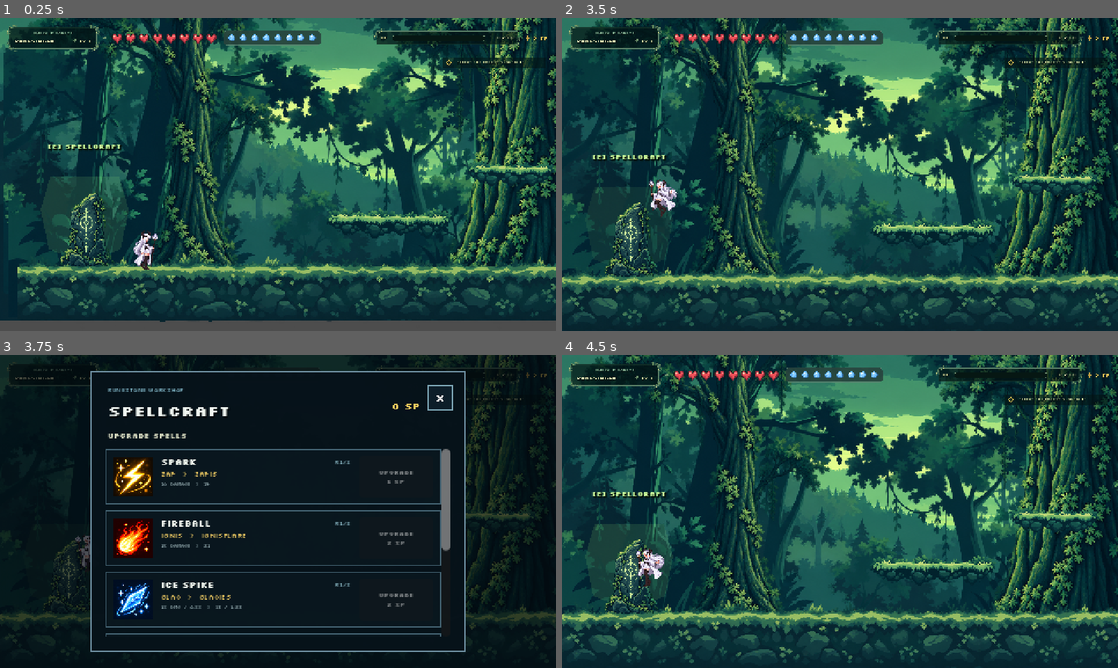
Above: before the commit, frames 1-4 (two rows, left to right).
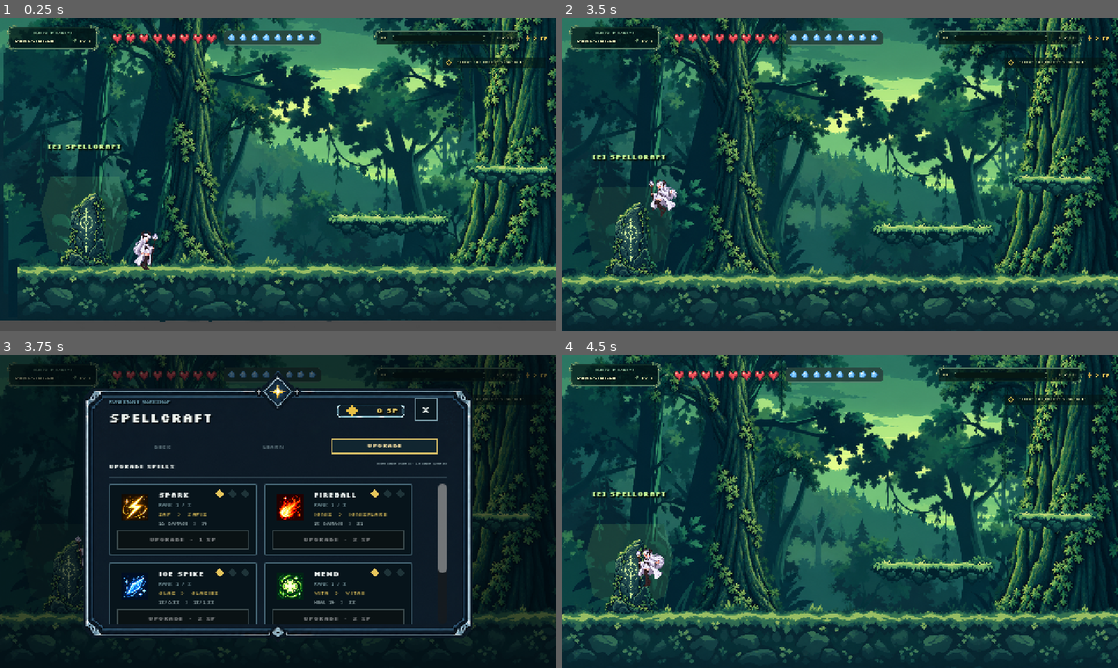
Above: after the commit, the same moments.

Repository: Eclipset13/fastcast
Game: Godot game, scene res://scenes/main.tscn
The game is run twice, just before and just after one commit, with the same random seed, the same clock (stepped at 60 frames per second) and the same inputs.
Inputs:
- Up to frame 1 (0.25 s): no input
- Up to frame 2 (3.5 s): tap Enter at 0.5 s; hold D 0.53-2.03 s; tap 0 at 0.6 s; tap Space at 0.77, 1.52, 3.02 s; tap 9 at 1.35 s; hold A from 2.03 s (still down); tap Z at 2.1 s; tap Shift at 2.85 s
- Up to frame 3 (3.75 s): keep holding A; tap E at 3.6 s
- Up to frame 4 (4.5 s): tap Space at 3.77 s; release A at 4.25 s; click "X" at 4.25 s

Frames 1-2 are identical in both runs. In frame 3, 16% of the frame differs, in the area x 15-85%, y 5-95%; in frame 4, nothing differs.

Commit message:
Polish Spellcraft with legacy frame and card styling

Diff:
--- a/godot/scenes/ui/spellcraft_overlay.tscn
+++ b/godot/scenes/ui/spellcraft_overlay.tscn
@@ -1,31 +1,33 @@
-[gd_scene load_steps=7 format=3]
+[gd_scene load_steps=9 format=3]
 
 [ext_resource type="Script" path="res://scripts/ui/spellcraft_overlay.gd" id="1_script"]
 [ext_resource type="FontFile" path="res://assets/fonts/silkscreen-latin-400-normal.woff2" id="2_regular"]
 [ext_resource type="FontFile" path="res://assets/fonts/silkscreen-latin-700-normal.woff2" id="3_bold"]
-
-[sub_resource type="StyleBoxFlat" id="Style_panel"]
-bg_color = Color(0.025, 0.07, 0.10, 0.98)
+[ext_resource type="Texture2D" path="res://assets/ui/spellcraft/spellcraft-frame.png" id="4_frame"]
+[ext_resource type="Texture2D" path="res://assets/ui/spellcraft/badge-frame.png" id="5_badge"]
+
+[sub_resource type="StyleBoxFlat" id="Style_close"]
+bg_color = Color(0.035, 0.09, 0.12, 0.96)
 border_width_left = 1
 border_width_top = 1
 border_width_right = 1
 border_width_bottom = 1
-border_color = Color(0.43, 0.56, 0.63, 1)
-
-[sub_resource type="StyleBoxFlat" id="Style_button"]
-bg_color = Color(0.05, 0.12, 0.16, 1)
+border_color = Color(0.48, 0.61, 0.66, 1)
+
+[sub_resource type="StyleBoxFlat" id="Style_close_hover"]
+bg_color = Color(0.08, 0.16, 0.20, 1)
 border_width_left = 1
 border_width_top = 1
 border_width_right = 1
 border_width_bottom = 1
-border_color = Color(0.49, 0.65, 0.71, 1)
-
-[sub_resource type="StyleBoxFlat" id="Style_button_hover"]
-bg_color = Color(0.08, 0.17, 0.21, 1)
+border_color = Color(0.84, 0.74, 0.40, 1)
+
+[sub_resource type="StyleBoxFlat" id="Style_tab_active"]
+bg_color = Color(0.07, 0.15, 0.19, 0.96)
 border_width_left = 1
 border_width_top = 1
 border_width_right = 1
-border_width_bottom = 1
+border_width_bottom = 2
 border_color = Color(0.84, 0.74, 0.40, 1)
 
 [node name="SpellcraftOverlay" type="CanvasLayer"]
@@ -44,88 +46,196 @@
 layout_mode = 0
 offset_right = 480.0
 offset_bottom = 270.0
-color = Color(0.01, 0.03, 0.045, 0.7)
+color = Color(0.008, 0.03, 0.043, 0.64)
 mouse_filter = 0
 
-[node name="Panel" type="Panel" parent="Root"]
-layout_mode = 0
-offset_left = 78.0
-offset_top = 14.0
-offset_right = 402.0
-offset_bottom = 256.0
-theme_override_styles/panel = SubResource("Style_panel")
-
-[node name="Eyebrow" type="Label" parent="Root/Panel"]
-layout_mode = 0
-offset_left = 15.0
-offset_top = 12.0
-offset_right = 190.0
-offset_bottom = 22.0
+[node name="Frame" type="Control" parent="Root"]
+layout_mode = 0
+offset_left = 64.0
+offset_top = 3.0
+offset_right = 416.0
+offset_bottom = 267.0
+
+[node name="FrameArt" type="TextureRect" parent="Root/Frame"]
+layout_mode = 0
+offset_right = 352.0
+offset_bottom = 264.0
+mouse_filter = 2
+texture = ExtResource("4_frame")
+expand_mode = 1
+stretch_mode = 0
+texture_filter = 1
+
+[node name="Content" type="Control" parent="Root/Frame"]
+layout_mode = 0
+offset_left = 30.0
+offset_top = 34.0
+offset_right = 322.0
+offset_bottom = 229.0
+
+[node name="Header" type="Control" parent="Root/Frame/Content"]
+layout_mode = 0
+offset_right = 292.0
+offset_bottom = 34.0
+
+[node name="Eyebrow" type="Label" parent="Root/Frame/Content/Header"]
+layout_mode = 0
+offset_right = 180.0
+offset_bottom = 8.0
 theme_override_fonts/font = ExtResource("2_regular")
 theme_override_colors/font_color = Color(0.55, 0.78, 0.85, 1)
-theme_override_font_sizes/font_size = 5
+theme_override_colors/font_shadow_color = Color(0.01, 0.04, 0.06, 1)
+theme_override_constants/shadow_offset_x = 1
+theme_override_constants/shadow_offset_y = 1
+theme_override_font_sizes/font_size = 4
 text = "RUNESTONE WORKSHOP"
 
-[node name="Title" type="Label" parent="Root/Panel"]
-layout_mode = 0
-offset_left = 15.0
-offset_top = 25.0
-offset_right = 200.0
-offset_bottom = 45.0
+[node name="Title" type="Label" parent="Root/Frame/Content/Header"]
+layout_mode = 0
+offset_top = 9.0
+offset_right = 185.0
+offset_bottom = 27.0
 theme_override_fonts/font = ExtResource("3_bold")
 theme_override_colors/font_color = Color(0.94, 0.96, 0.94, 1)
 theme_override_colors/font_shadow_color = Color(0.01, 0.03, 0.04, 1)
 theme_override_constants/shadow_offset_x = 1
 theme_override_constants/shadow_offset_y = 1
-theme_override_font_sizes/font_size = 13
+theme_override_font_sizes/font_size = 11
 text = "SPELLCRAFT"
 
-[node name="SPValue" type="Label" parent="Root/Panel"]
-layout_mode = 0
-offset_left = 230.0
-offset_top = 24.0
-offset_right = 285.0
-offset_bottom = 43.0
-theme_override_fonts/font = ExtResource("3_bold")
-theme_override_colors/font_color = Color(0.91, 0.78, 0.36, 1)
-theme_override_font_sizes/font_size = 8
+[node name="SPBadge" type="Control" parent="Root/Frame/Content/Header"]
+layout_mode = 0
+offset_left = 195.0
+offset_top = 1.0
+offset_right = 257.0
+offset_bottom = 22.0
+
+[node name="Frame" type="TextureRect" parent="Root/Frame/Content/Header/SPBadge"]
+layout_mode = 0
+offset_right = 62.0
+offset_bottom = 21.0
+mouse_filter = 2
+texture = ExtResource("5_badge")
+expand_mode = 1
+stretch_mode = 0
+texture_filter = 1
+
+[node name="Rune" type="Polygon2D" parent="Root/Frame/Content/Header/SPBadge"]
+position = Vector2(11, 5)
+polygon = PackedVector2Array(3, 0, 5, 0, 5, 2, 7, 2, 7, 4, 9, 4, 9, 6, 7, 6, 7, 8, 5, 8, 5, 10, 3, 10, 3, 8, 1, 8, 1, 6, -1, 6, -1, 4, 1, 4, 1, 2, 3, 2)
+color = Color(0.91, 0.75, 0.27, 1)
+
+[node name="SPValue" type="Label" parent="Root/Frame/Content/Header/SPBadge"]
+layout_mode = 0
+offset_left = 21.0
+offset_top = 5.0
+offset_right = 55.0
+offset_bottom = 16.0
+theme_override_fonts/font = ExtResource("3_bold")
+theme_override_colors/font_color = Color(0.94, 0.83, 0.43, 1)
+theme_override_colors/font_shadow_color = Color(0.08, 0.06, 0.01, 1)
+theme_override_constants/shadow_offset_x = 1
+theme_override_constants/shadow_offset_y = 1
+theme_override_font_sizes/font_size = 6
 text = "0 SP"
 horizontal_alignment = 2
 
-[node name="Close" type="Button" parent="Root/Panel"]
-layout_mode = 0
-offset_left = 291.0
-offset_top = 12.0
-offset_right = 313.0
-offset_bottom = 34.0
-theme_override_fonts/font = ExtResource("3_bold")
-theme_override_font_sizes/font_size = 8
-theme_override_styles/normal = SubResource("Style_button")
-theme_override_styles/hover = SubResource("Style_button_hover")
+[node name="Close" type="Button" parent="Root/Frame/Content/Header"]
+layout_mode = 0
+offset_left = 264.0
+offset_right = 284.0
+offset_bottom = 20.0
+theme_override_fonts/font = ExtResource("3_bold")
+theme_override_colors/font_color = Color(0.91, 0.94, 0.92, 1)
+theme_override_font_sizes/font_size = 7
+theme_override_styles/normal = SubResource("Style_close")
+theme_override_styles/hover = SubResource("Style_close_hover")
+theme_override_styles/pressed = SubResource("Style_close_hover")
 text = "X"
 
-[node name="Section" type="Label" parent="Root/Panel"]
-layout_mode = 0
-offset_left = 15.0
-offset_top = 51.0
-offset_right = 150.0
-offset_bottom = 62.0
-theme_override_fonts/font = ExtResource("3_bold")
-theme_override_colors/font_color = Color(0.83, 0.84, 0.74, 1)
-theme_override_font_sizes/font_size = 6
+[node name="Tabs" type="HBoxContainer" parent="Root/Frame/Content"]
+layout_mode = 0
+offset_top = 35.0
+offset_right = 292.0
+offset_bottom = 49.0
+theme_override_constants/separation = 4
+
+[node name="Deck" type="Label" parent="Root/Frame/Content/Tabs"]
+custom_minimum_size = Vector2(92, 14)
+layout_mode = 2
+theme_override_fonts/font = ExtResource("2_regular")
+theme_override_colors/font_color = Color(0.43, 0.52, 0.55, 1)
+theme_override_font_sizes/font_size = 5
+text = "DECK"
+horizontal_alignment = 1
+vertical_alignment = 1
+
+[node name="Learn" type="Label" parent="Root/Frame/Content/Tabs"]
+custom_minimum_size = Vector2(92, 14)
+layout_mode = 2
+theme_override_fonts/font = ExtResource("2_regular")
+theme_override_colors/font_color = Color(0.43, 0.52, 0.55, 1)
+theme_override_font_sizes/font_size = 5
+text = "LEARN"
+horizontal_alignment = 1
+vertical_alignment = 1
+
+[node name="Upgrade" type="PanelContainer" parent="Root/Frame/Content/Tabs"]
+custom_minimum_size = Vector2(92, 14)
+layout_mode = 2
+theme_override_styles/panel = SubResource("Style_tab_active")
+
+[node name="Label" type="Label" parent="Root/Frame/Content/Tabs/Upgrade"]
+layout_mode = 2
+theme_override_fonts/font = ExtResource("3_bold")
+theme_override_colors/font_color = Color(0.96, 0.87, 0.63, 1)
+theme_override_font_sizes/font_size = 5
+text = "UPGRADE"
+horizontal_alignment = 1
+vertical_alignment = 1
+
+[node name="SectionTitle" type="Label" parent="Root/Frame/Content"]
+layout_mode = 0
+offset_top = 55.0
+offset_right = 120.0
+offset_bottom = 64.0
+theme_override_fonts/font = ExtResource("3_bold")
+theme_override_colors/font_color = Color(0.93, 0.95, 0.93, 1)
+theme_override_font_sizes/font_size = 5
 text = "UPGRADE SPELLS"
 
-[node name="Scroll" type="ScrollContainer" parent="Root/Panel"]
-layout_mode = 0
-offset_left = 13.0
-offset_top = 67.0
-offset_right = 311.0
-offset_bottom = 229.0
+[node name="SectionCopy" type="Label" parent="Root/Frame/Content"]
+layout_mode = 0
+offset_left = 125.0
+offset_top = 54.0
+offset_right = 292.0
+offset_bottom = 66.0
+theme_override_fonts/font = ExtResource("2_regular")
+theme_override_colors/font_color = Color(0.57, 0.66, 0.68, 1)
+theme_override_font_sizes/font_size = 3
+text = "STRONGER MAGIC · LONGER WORDS"
+horizontal_alignment = 2
+
+[node name="Rule" type="ColorRect" parent="Root/Frame/Content"]
+layout_mode = 0
+offset_top = 68.0
+offset_right = 292.0
+offset_bottom = 69.0
+color = Color(0.39, 0.52, 0.57, 0.32)
+mouse_filter = 2
+
+[node name="Scroll" type="ScrollContainer" parent="Root/Frame/Content"]
+layout_mode = 0
+offset_top = 74.0
+offset_right = 292.0
+offset_bottom = 195.0
 horizontal_scroll_mode = 0
 
-[node name="List" type="VBoxContainer" parent="Root/Panel/Scroll"]
+[node name="List" type="GridContainer" parent="Root/Frame/Content/Scroll"]
 layout_mode = 2
 size_flags_horizontal = 3
-theme_override_constants/separation = 5
-
-[connection signal="pressed" from="Root/Panel/Close" to="." method="close"]
+columns = 2
+theme_override_constants/h_separation = 6
+theme_override_constants/v_separation = 6
+
+[connection signal="pressed" from="Root/Frame/Content/Header/Close" to="." method="close"]
--- a/godot/scripts/ui/spellcraft_overlay.gd
+++ b/godot/scripts/ui/spellcraft_overlay.gd
@@ -12,12 +12,20 @@
 	"gale": preload("res://assets/moves/mage/gale.png"),
 }
 
+const SPELL_BORDER := preload("res://assets/ui/spellcraft/spell-border.png")
 const SILK_REGULAR := preload("res://assets/fonts/silkscreen-latin-400-normal.woff2")
 const SILK_BOLD := preload("res://assets/fonts/silkscreen-latin-700-normal.woff2")
 
+const COLOR_TEXT := Color(0.93, 0.95, 0.94, 1.0)
+const COLOR_MUTED := Color(0.61, 0.69, 0.70, 1.0)
+const COLOR_GOLD := Color(0.91, 0.78, 0.36, 1.0)
+const COLOR_CYAN := Color(0.55, 0.78, 0.85, 1.0)
+const COLOR_CARD := Color(0.028, 0.078, 0.105, 0.96)
+const COLOR_CARD_BORDER := Color(0.29, 0.42, 0.48, 0.95)
+
 @onready var _root: Control = $Root
-@onready var _sp_value: Label = $Root/Panel/SPValue
-@onready var _list: VBoxContainer = $Root/Panel/Scroll/List
+@onready var _sp_value: Label = $Root/Frame/Content/Header/SPBadge/SPValue
+@onready var _list: GridContainer = $Root/Frame/Content/Scroll/List
 
 var _controller: Node = null
 
@@ -64,92 +72,147 @@
 		var preview: Dictionary = _controller.call("get_spell_preview", spell_id)
 		if preview.is_empty():
 			continue
-		_list.add_child(_make_spell_row(spell_id, preview))
-
-
-func _make_spell_row(spell_id: String, preview: Dictionary) -> Control:
-	var row := PanelContainer.new()
-	row.custom_minimum_size = Vector2(0.0, 48.0)
-	row.add_theme_stylebox_override("panel", _row_style())
+		_list.add_child(_make_spell_card(spell_id, preview))
+
+
+func _make_spell_card(spell_id: String, preview: Dictionary) -> Control:
+	var card := PanelContainer.new()
+	card.custom_minimum_size = Vector2(128.0, 58.0)
+	card.add_theme_stylebox_override("panel", _card_style())
 
 	var margin := MarginContainer.new()
 	margin.add_theme_constant_override("margin_left", 6)
 	margin.add_theme_constant_override("margin_right", 6)
-	margin.add_theme_constant_override("margin_top", 5)
-	margin.add_theme_constant_override("margin_bottom", 5)
-	row.add_child(margin)
-
-	var hbox := HBoxContainer.new()
-	hbox.add_theme_constant_override("separation", 7)
-	margin.add_child(hbox)
+	margin.add_theme_constant_override("margin_top", 4)
+	margin.add_theme_constant_override("margin_bottom", 4)
+	card.add_child(margin)
+
+	var stack := VBoxContainer.new()
+	stack.add_theme_constant_override("separation", 3)
+	margin.add_child(stack)
+
+	var top := HBoxContainer.new()
+	top.add_theme_constant_override("separation", 5)
+	stack.add_child(top)
+
+	var icon_holder := Control.new()
+	icon_holder.custom_minimum_size = Vector2(31.0, 31.0)
+	top.add_child(icon_holder)
+
+	var border := TextureRect.new()
+	border.position = Vector2(-3.0, -3.0)
+	border.size = Vector2(37.0, 37.0)
+	border.texture = SPELL_BORDER
+	border.expand_mode = TextureRect.EXPAND_IGNORE_SIZE
+	border.stretch_mode = TextureRect.STRETCH_SCALE
+	border.texture_filter = CanvasItem.TEXTURE_FILTER_NEAREST
+	border.mouse_filter = Control.MOUSE_FILTER_IGNORE
+	icon_holder.add_child(border)
 
 	var icon := TextureRect.new()
-	icon.custom_minimum_size = Vector2(34.0, 34.0)
-	icon.texture = SPELL_ICONS.get(spell_id)
+	icon.position = Vector2(4.0, 4.0)
+	icon.size = Vector2(23.0, 23.0)
+	icon.texture = SPELL_ICONS.get(spell_id) as Texture2D
 	icon.expand_mode = TextureRect.EXPAND_IGNORE_SIZE
 	icon.stretch_mode = TextureRect.STRETCH_KEEP_ASPECT_CENTERED
 	icon.texture_filter = CanvasItem.TEXTURE_FILTER_NEAREST
-	hbox.add_child(icon)
+	icon.mouse_filter = Control.MOUSE_FILTER_IGNORE
+	icon_holder.add_child(icon)
 
 	var copy := VBoxContainer.new()
 	copy.size_flags_horizontal = Control.SIZE_EXPAND_FILL
 	copy.add_theme_constant_override("separation", 1)
-	hbox.add_child(copy)
-
-	var name_row := HBoxContainer.new()
-	copy.add_child(name_row)
+	top.add_child(copy)
+
+	var title_row := HBoxContainer.new()
+	copy.add_child(title_row)
 
 	var title := Label.new()
 	title.text = String(preview["name"]).to_upper()
 	title.size_flags_horizontal = Control.SIZE_EXPAND_FILL
 	title.add_theme_font_override("font", SILK_BOLD)
-	title.add_theme_font_size_override("font_size", 7)
-	title.add_theme_color_override("font_color", Color(0.94, 0.96, 0.93, 1.0))
-	name_row.add_child(title)
+	title.add_theme_font_size_override("font_size", 6)
+	title.add_theme_color_override("font_color", COLOR_TEXT)
+	title.text_overrun_behavior = TextServer.OVERRUN_TRIM_ELLIPSIS
+	title_row.add_child(title)
+
+	var pips := _make_rank_pips(int(preview["rank"]), int(preview["max_rank"]))
+	title_row.add_child(pips)
 
 	var rank := Label.new()
-	rank.text = "R%d/%d" % [int(preview["rank"]), int(preview["max_rank"])]
+	rank.text = "RANK %d / %d" % [int(preview["rank"]), int(preview["max_rank"])]
 	rank.add_theme_font_override("font", SILK_REGULAR)
-	rank.add_theme_font_size_override("font_size", 5)
-	rank.add_theme_color_override("font_color", Color(0.55, 0.73, 0.78, 1.0))
-	name_row.add_child(rank)
+	rank.add_theme_font_size_override("font_size", 4)
+	rank.add_theme_color_override("font_color", Color(0.51, 0.64, 0.67, 1.0))
+	copy.add_child(rank)
 
 	var current: Dictionary = preview["current"]
 	var next: Dictionary = preview["next"]
 
 	var words := Label.new()
 	words.add_theme_font_override("font", SILK_REGULAR)
-	words.add_theme_font_size_override("font_size", 6)
-	words.add_theme_color_override("font_color", Color(0.92, 0.78, 0.38, 1.0))
+	words.add_theme_font_size_override("font_size", 5)
+	words.add_theme_color_override("font_color", COLOR_GOLD)
 	if next.is_empty():
-		words.text = String(current["word"]).to_upper() + "  ·  MASTERED"
+		words.text = String(current["word"]).to_upper()
 	else:
 		words.text = "%s  >  %s" % [
 			String(current["word"]).to_upper(),
 			String(next["word"]).to_upper(),
 		]
+	words.text_overrun_behavior = TextServer.OVERRUN_TRIM_ELLIPSIS
 	copy.add_child(words)
 
 	var effect := Label.new()
 	effect.add_theme_font_override("font", SILK_REGULAR)
 	effect.add_theme_font_size_override("font_size", 4)
-	effect.add_theme_color_override("font_color", Color(0.58, 0.67, 0.69, 1.0))
+	effect.add_theme_color_override("font_color", COLOR_MUTED)
 	effect.text = _effect_text(current, next)
+	effect.text_overrun_behavior = TextServer.OVERRUN_TRIM_ELLIPSIS
 	copy.add_child(effect)
 
 	var button := Button.new()
-	button.custom_minimum_size = Vector2(64.0, 28.0)
+	button.custom_minimum_size = Vector2(0.0, 17.0)
 	button.add_theme_font_override("font", SILK_BOLD)
 	button.add_theme_font_size_override("font_size", 5)
+	button.add_theme_color_override("font_color", Color(0.88, 0.93, 0.72, 1.0))
+	button.add_theme_color_override("font_hover_color", Color(1.0, 0.91, 0.62, 1.0))
+	button.add_theme_stylebox_override("normal", _button_style(false))
+	button.add_theme_stylebox_override("hover", _button_style(true))
+	button.add_theme_stylebox_override("pressed", _button_style(true))
+	button.add_theme_stylebox_override("disabled", _disabled_button_style())
+
 	var cost = preview["cost"]
 	if cost == null:
 		button.text = "MASTERED"
 		button.disabled = true
 	else:
-		button.text = "UPGRADE\n%d SP" % int(cost)
+		button.text = "UPGRADE  ·  %d SP" % int(cost)
 		button.disabled = int(_controller.get("skill_points")) < int(cost)
 		button.pressed.connect(_on_upgrade_pressed.bind(spell_id))
-	hbox.add_child(button)
+	stack.add_child(button)
+
+	return card
+
+
+func _make_rank_pips(rank: int, max_rank: int) -> HBoxContainer:
+	var row := HBoxContainer.new()
+	row.add_theme_constant_override("separation", 4)
+
+	for index in range(max_rank):
+		var slot := Control.new()
+		slot.custom_minimum_size = Vector2(7.0, 7.0)
+
+		var diamond := ColorRect.new()
+		diamond.position = Vector2(1.0, 1.0)
+		diamond.size = Vector2(5.0, 5.0)
+		diamond.pivot_offset = Vector2(2.5, 2.5)
+		diamond.rotation = deg_to_rad(45.0)
+		diamond.color = COLOR_GOLD if index < rank else Color(0.12, 0.20, 0.22, 1.0)
+		diamond.mouse_filter = Control.MOUSE_FILTER_IGNORE
+		slot.add_child(diamond)
+
+		row.add_child(slot)
 
 	return row
 
@@ -162,7 +225,7 @@
 		if kind == "heal":
 			return "RESTORE %d HP" % int(current["power"])
 		if float(current["delay"]) > 0.0:
-			return "%d DMG  ·  DELAY %.1fs" % [int(current["power"]), float(current["delay"])]
+			return "%d DMG  ·  %.1fs DELAY" % [int(current["power"]), float(current["delay"])]
 		return "%d DAMAGE" % int(current["power"])
 
 	if kind == "guard":
@@ -173,7 +236,7 @@
 	if kind == "heal":
 		return "HEAL %d  >  %d" % [int(current["power"]), int(next["power"])]
 	if float(current["delay"]) > 0.0:
-		return "%d DMG / %.1fs  >  %d / %.1fs" % [
+		return "%d/%.1fs  >  %d/%.1fs" % [
 			int(current["power"]),
 			float(current["delay"]),
 			int(next["power"]),
@@ -190,9 +253,38 @@
 		_refresh()
 
 
-func _row_style() -> StyleBoxFlat:
+func _card_style() -> StyleBoxFlat:
 	var style := StyleBoxFlat.new()
-	style.bg_color = Color(0.035, 0.09, 0.12, 0.94)
-	style.border_color = Color(0.29, 0.42, 0.48, 0.9)
-	style.set_border_width_all(1)
+	style.bg_color = COLOR_CARD
+	style.border_color = COLOR_CARD_BORDER
+	style.border_width_left = 1
+	style.border_width_top = 1
+	style.border_width_right = 1
+	style.border_width_bottom = 1
+	style.corner_radius_top_left = 1
+	style.corner_radius_top_right = 1
+	style.corner_radius_bottom_left = 1
+	style.corner_radius_bottom_right = 1
 	return style
+
+
+func _button_style(hovered: bool) -> StyleBoxFlat:
+	var style := StyleBoxFlat.new()
+	style.bg_color = Color(0.09, 0.17, 0.20, 1.0) if hovered else Color(0.045, 0.11, 0.14, 1.0)
+	style.border_color = Color(0.84, 0.72, 0.35, 1.0) if hovered else Color(0.33, 0.45, 0.49, 1.0)
+	style.border_width_left = 1
+	style.border_width_top = 1
+	style.border_width_right = 1
+	style.border_width_bottom = 1
+	return style
+
+
+func _disabled_button_style() -> StyleBoxFlat:
+	var style := StyleBoxFlat.new()
+	style.bg_color = Color(0.04, 0.07, 0.08, 1.0)
+	style.border_color = Color(0.23, 0.29, 0.30, 1.0)
+	style.border_width_left = 1
+	style.border_width_top = 1
+	style.border_width_right = 1
+	style.border_width_bottom = 1
+	return style
Binary file added: godot/assets/ui/spellcraft/badge-frame.png
Binary file added: godot/assets/ui/spellcraft/spell-border.png
Binary file added: godot/assets/ui/spellcraft/spellcraft-frame.png
